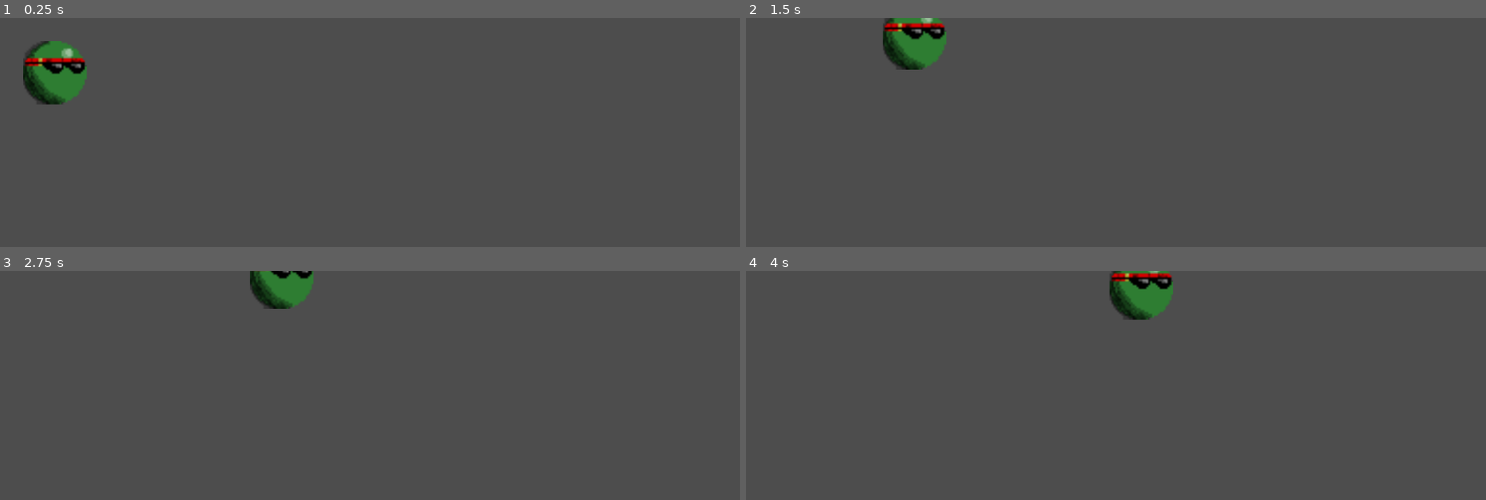
Above: before the commit, frames 1-4 (two rows, left to right).
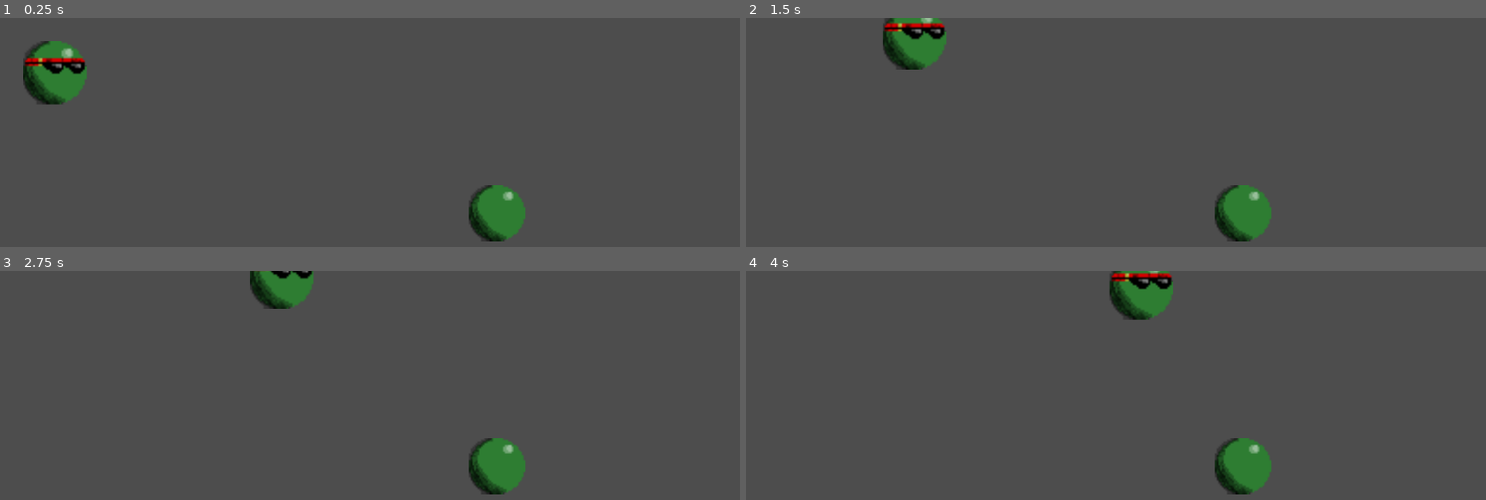
Above: after the commit, the same moments.

Repository: Stormweaker/NeutronGame
Game: Godot game, scene res://main_scene.tscn
The game is run twice, just before and just after one commit, with the same random seed, the same clock (stepped at 60 frames per second) and the same inputs.
Inputs:
- Up to frame 1 (0.25 s): no input
- Up to frame 2 (1.5 s): hold Space (change_direction) 0.53-1.28 s; tap Space (change_direction) at 1.35 s
- Up to frame 3 (2.75 s): hold Space (change_direction) from 2.03 s (still down)
- Up to frame 4 (4 s): release Space (change_direction) at 2.78 s; tap Space (change_direction) at 2.85 s; hold Space (change_direction) from 3.53 s (still down)

The runs differ from the first frame. In frame 1, 1.5% of the frame differs, in the area x 63-71%, y 72-98%; in frame 2, 1.5%; in frame 3, 1.5%; in frame 4, 1.5%.

Commit message:
Ajout ennemi basique

Diff:
--- a/main_scene.tscn
+++ b/main_scene.tscn
@@ -1,19 +1,27 @@
-[gd_scene load_steps=3 format=3 uid="uid://mgs06rcori5e"]
+[gd_scene load_steps=4 format=3 uid="uid://mgs06rcori5e"]
 
 [ext_resource type="Script" path="res://Scripts/PlayerMovement.gd" id="1_2chsl"]
 [ext_resource type="Texture2D" uid="uid://bcb778ml6kqfe" path="res://Assets/Images/pixil-frame-0.png" id="2_w3uaj"]
+[ext_resource type="Texture2D" uid="uid://debyb1720ies5" path="res://Assets/Images/Bouboule.png" id="3_m4vn1"]
 
 [node name="MainScene" type="Node2D"]
 
-[node name="CharacterBody2D" type="CharacterBody2D" parent="."]
+[node name="Player" type="CharacterBody2D" parent="."]
 motion_mode = 1
 script = ExtResource("1_2chsl")
 speed = 200.0
 angle_deg = 30.0
 
-[node name="CollisionShape2D" type="CollisionShape2D" parent="CharacterBody2D"]
+[node name="CollisionShape2D" type="CollisionShape2D" parent="Player"]
 
-[node name="Sprite2D" type="Sprite2D" parent="CharacterBody2D"]
+[node name="Sprite2D" type="Sprite2D" parent="Player"]
 position = Vector2(50, 50)
 scale = Vector2(3, 3)
 texture = ExtResource("2_w3uaj")
+
+[node name="CharacterBody2D" type="CharacterBody2D" parent="."]
+
+[node name="Sprite2D" type="Sprite2D" parent="CharacterBody2D"]
+position = Vector2(774, 305)
+scale = Vector2(2.65152, 2.65152)
+texture = ExtResource("3_m4vn1")
